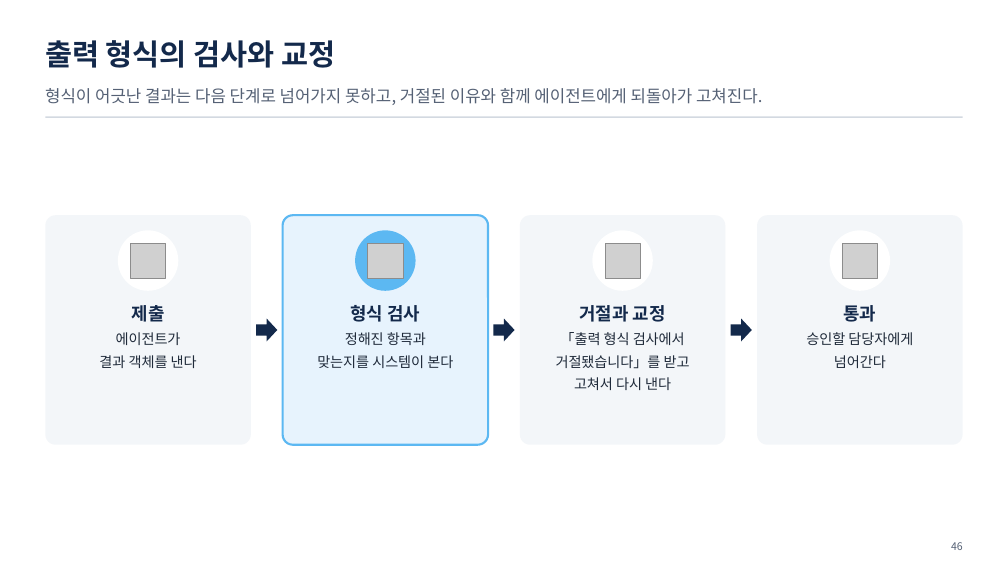
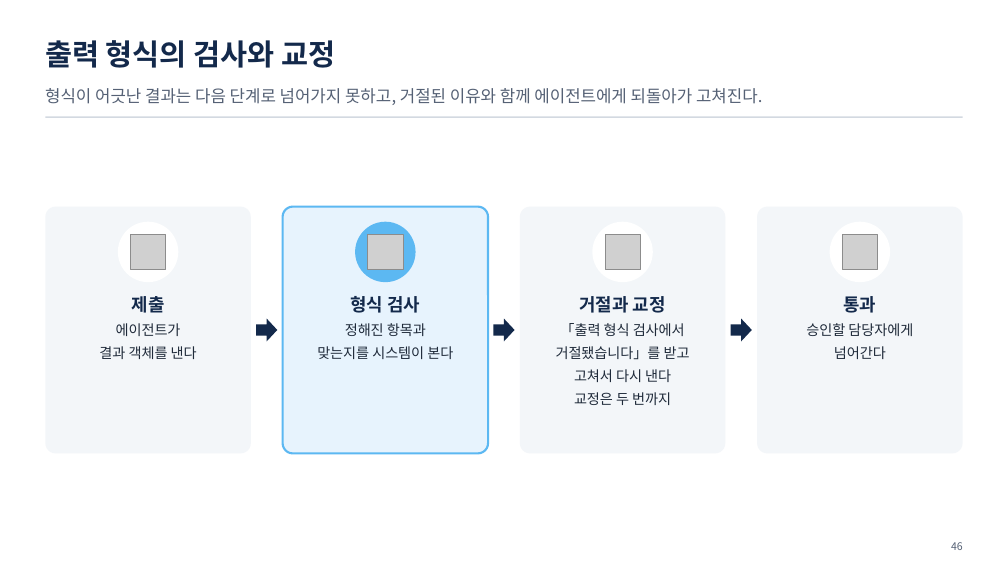
Before and after one commit to uengine-oss/hyd-iot-edu, a slide deck: slide 46 of docs/교재/통합반/05일차/통합반_05일차.pptx. Drawn at 1008x567 pixels with LibreOffice and Linux fonts; fonts in the diff are those of the drawing; grey boxes stand for pictures. Boxes give left, top, right and bottom in pixels: in the first picture for what was removed or moved away, otherwise in the second. Text is boxed around its words. In the diff, an @@ line names an element or a change of style, - is before the commit and + after.

```diff
--- a/docs/교재/통합반/05일차/통합반_05일차.pptx
+++ b/docs/교재/통합반/05일차/통합반_05일차.pptx
@@ rounded rectangle: place and size @@
-rounded rectangle at [45, 216, 251, 445]
+rounded rectangle at [45, 206, 251, 453]
@@ rounded rectangle: place and size @@
-rounded rectangle at [283, 216, 488, 445]
+rounded rectangle at [283, 206, 488, 453]
@@ rounded rectangle: place and size @@
-rounded rectangle at [520, 216, 726, 445]
+rounded rectangle at [520, 206, 726, 453]
@@ rounded rectangle: place and size @@
-rounded rectangle at [757, 216, 963, 445]
+rounded rectangle at [757, 206, 963, 453]
@@ 4 pictures, 4 ellipses: place and size @@
-4 pictures, 4 ellipses at [118, 231, 890, 291]
+4 pictures, 4 ellipses at [118, 222, 890, 282]
@@ text "제출": place and size @@
-text "제출" at [99, 305, 197, 368]
+text "제출" at [99, 296, 197, 359]
@@ text "형식 검사": place and size @@
-text "형식 검사" at [317, 305, 453, 368]
+text "형식 검사" at [317, 296, 453, 359]
@@ text "거절과 교정": place and size @@
-text "거절과 교정" at [556, 305, 690, 390]
+text "거절과 교정" at [556, 296, 690, 405]
@@ text "통과": place and size @@
-text "통과" at [806, 305, 913, 368]
+text "통과" at [806, 296, 913, 359]
@@ text at [574, 392, 671, 405]: paragraph added @@
+교정은 두 번까지
```
Also in this commit, not shown: 6 other slides changed, 12 other files.
